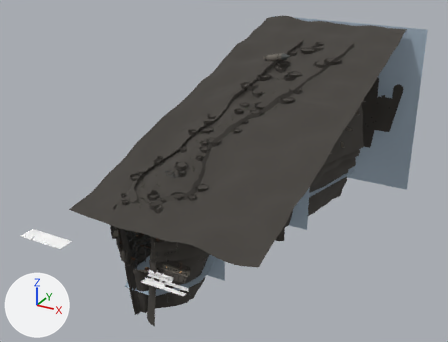
Before and after pictures for a commit that changed the glTF model unity/DeadLetter/Assets/Art/DL-09_Atrium/DL-09_Atrium.gltf.
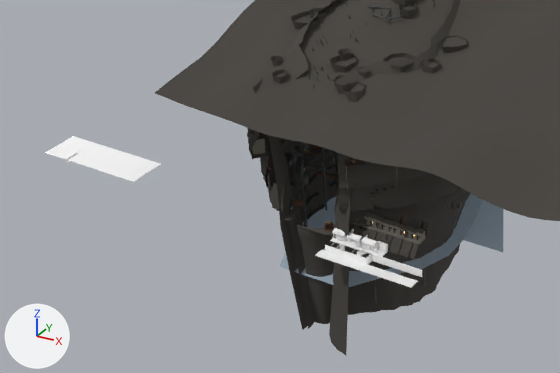
There are two pictures of each version: one whole from a camera (50 mm lens) standing at (400.0, -352.0, 284.0) and looking at (118.0, 162.0, 28.0), one close up on the part from 0% to 56% of the width and 49% to 98% of the height. Every picture has the same lights, and +X, +Y and +Z are marked at lower left. The older version's two pictures come first.

In view in the first close-up: 'AtriumMist', 'AtriumRock', 'AtriumSheet', 'D5FarTiers', 'D5Street', 'Floor' and 10 more.
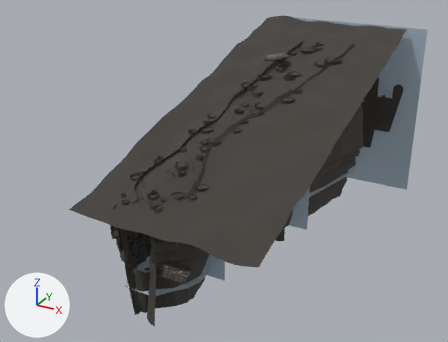
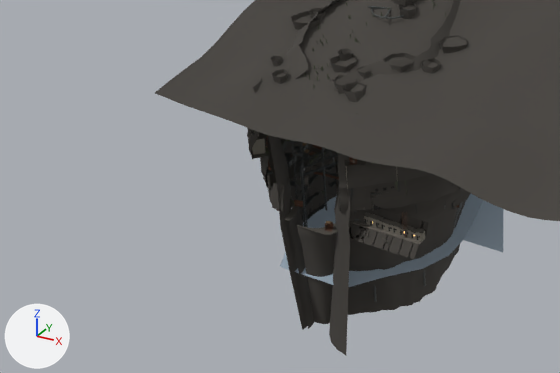
Patch to the scene script:
```diff
--- a/unity/DeadLetter/Assets/Art/DL-09_Atrium/DL-09_Atrium.gltf.py
+++ b/unity/DeadLetter/Assets/Art/DL-09_Atrium/DL-09_Atrium.gltf.py
@@ ob_d5street @@
-ob_d5street = bpy.data.objects.new('D5Street', me_d5street)
-ob_d5street.location = (54.0, 0.0, 0.0)
@@ ob_floor @@
-ob_floor = bpy.data.objects.new('Floor', me_floor)
-ob_floor.location = (0.0, 0.0, 0.0)
```

Changed parts and their boxes [x1, y1, x2, y2] in the close-ups (560 x 373 px):
'D5Street', deleted: before [315, 228, 422, 288]
'Floor', deleted: before [45, 136, 161, 182]
